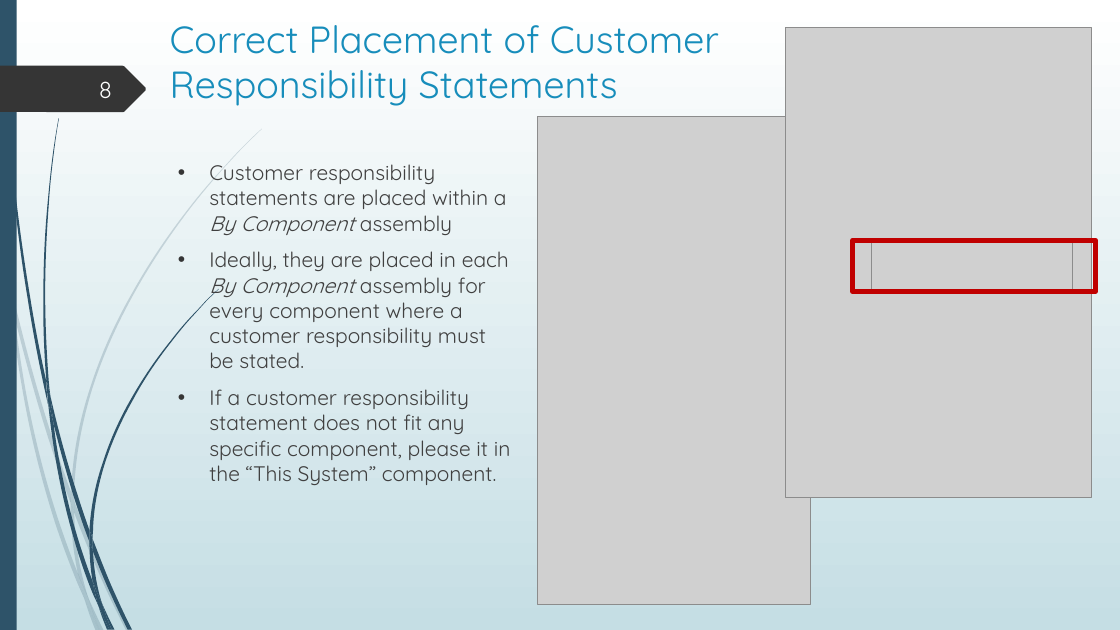
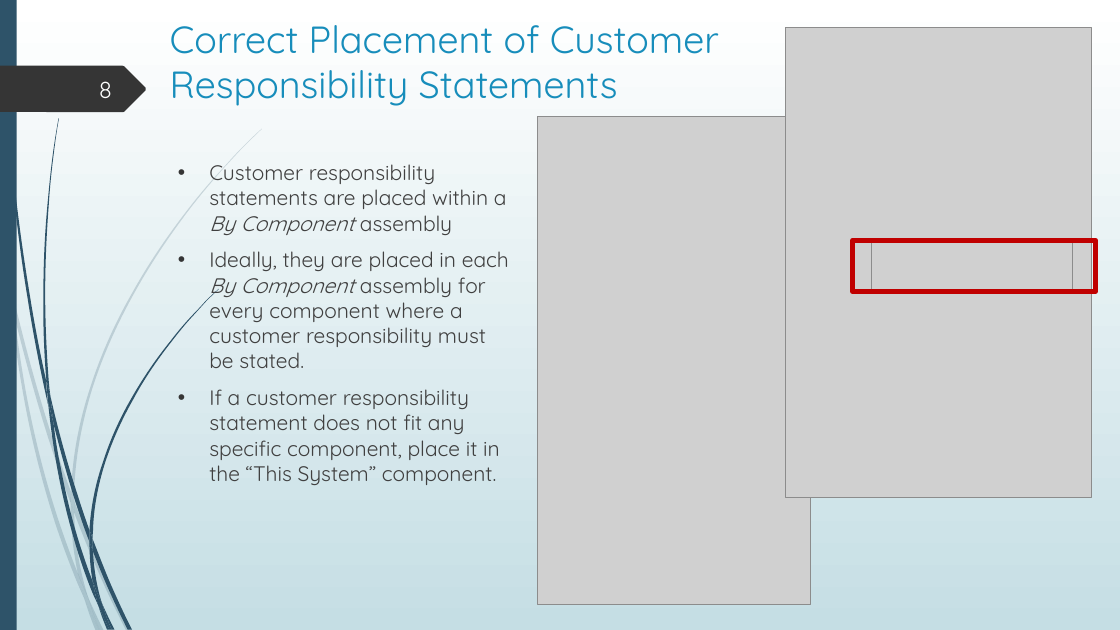
Before and after one commit to usnistgov/OSCAL, a slide deck: slide 8 of docs/static/presentations/oscal-leveraged-authorizations-v2.pptx. Drawn at 1120x630 pixels with LibreOffice and Linux fonts; fonts in the diff are those of the drawing; grey boxes stand for pictures. Boxes give left, top, right and bottom in pixels: in the first picture for what was removed or moved away, otherwise in the second. Text is boxed around its words. In the diff, an @@ line names an element or a change of style, - is before the commit and + after.

Commit message:
Fixed typos in presentations. Fixed a bug causing dev lunch and model review meeting pages to not link in the side navigation. Added presentations to other resources.

```diff
--- a/docs/static/presentations/oscal-leveraged-authorizations-v2.pptx
+++ b/docs/static/presentations/oscal-leveraged-authorizations-v2.pptx
@@ text at (x1=209, y1=389, x2=500, y2=485): text changed @@
-• If a customer responsibility statement does not fit any specific component, please it in the “This System” component.
+• If a customer responsibility statement does not fit any specific component, place it in the “This System” component.
```
Also in this commit, not shown: 2 other slides changed, 10 other files.
